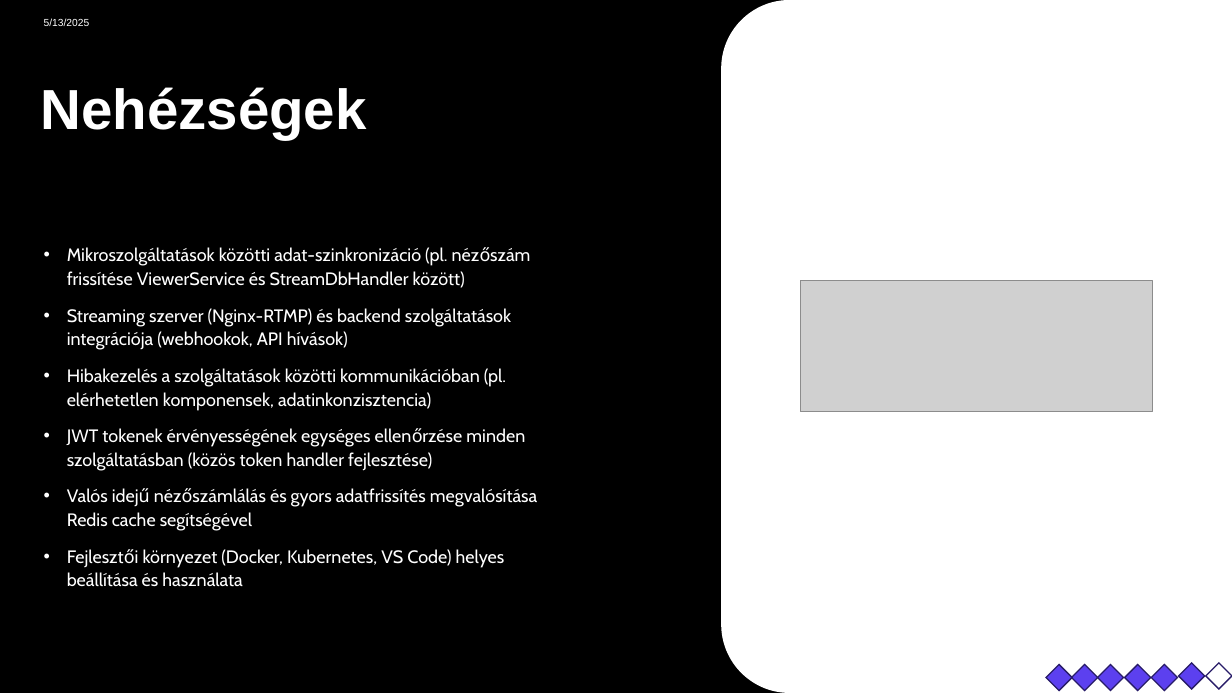
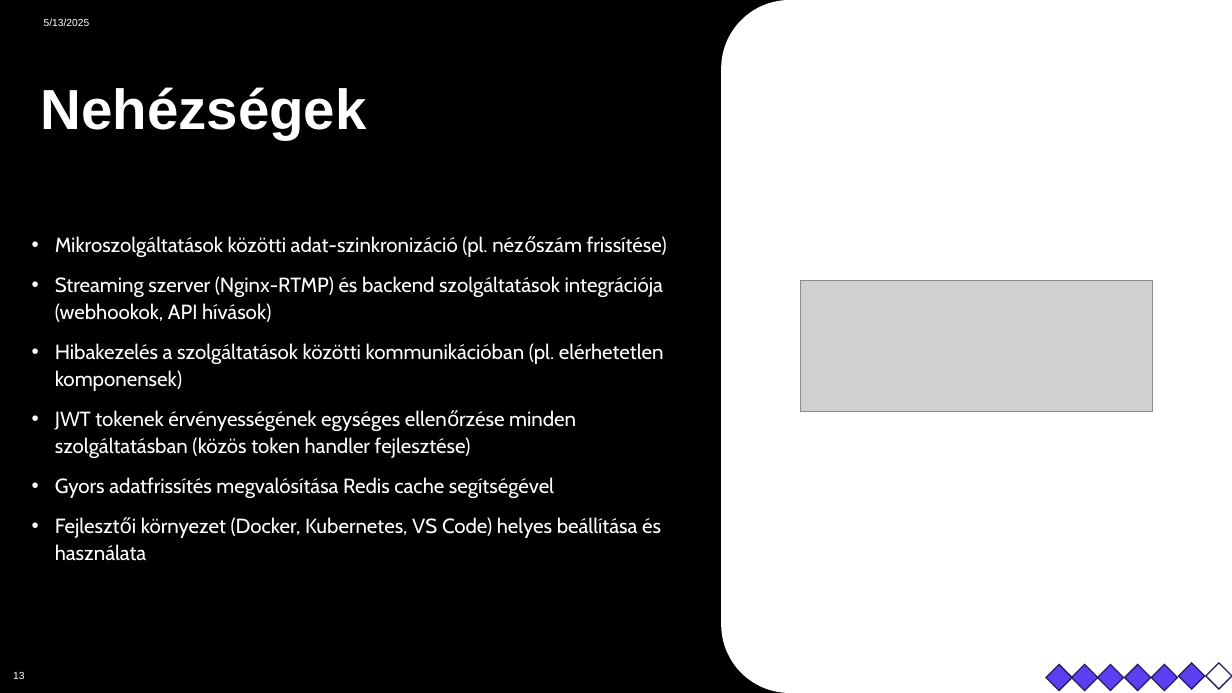
Before and after one commit to GriffManoue/live-streaming-kubernetes, a slide deck: slide 13 of Documents/live-streaming-service-presentation.pptx. Drawn at 1232x693 pixels with LibreOffice and Linux fonts; fonts in the diff are those of the drawing; grey boxes stand for pictures. Boxes give left, top, right and bottom in pixels: in the first picture for what was removed or moved away, otherwise in the second. Text is boxed around its words. In the diff, an @@ line names an element or a change of style, - is before the commit and + after.

```diff
--- a/Documents/live-streaming-service-presentation.pptx
+++ b/Documents/live-streaming-service-presentation.pptx
@@ text "Mikroszolgáltatások közötti adat-szinkronizáció (pl. nézőszá ...": place and size @@
-text "Mikroszolgáltatások közötti adat-szinkronizáció (pl. nézőszá ..." at <box>67,247,537,587</box>
+text "Mikroszolgáltatások közötti adat-szinkronizáció (pl. nézőszá ..." at <box>55,236,667,561</box>
@@ text at <box>55,236,667,257</box>: text changed; size 14 to 16 pt @@
-• Mikroszolgáltatások közötti adat-szinkronizáció (pl. nézőszám frissítése ViewerService és StreamDbHandler között)
+• Mikroszolgáltatások közötti adat-szinkronizáció (pl. nézőszám frissítése)
@@ text at <box>55,276,663,561</box>: size 14 to 16 pt in "Streaming szerver (Nginx-RTMP) és backend szolgáltatások int ...", "JWT tokenek érvényességének egységes ellenőrzése minden szol ...", "Fejlesztői környezet (Docker, Kubernetes, VS Code) helyes ..." @@
@@ text at <box>55,343,664,391</box>: text changed; size 14 to 16 pt @@
-• Hibakezelés a szolgáltatások közötti kommunikációban (pl. elérhetetlen komponensek, adatinkonzisztencia)
+• Hibakezelés a szolgáltatások közötti kommunikációban (pl. elérhetetlen komponensek)
@@ text at <box>55,477,554,498</box>: text changed; size 14 to 16 pt @@
-• Valós idejű nézőszámlálás és gyors adatfrissítés megvalósítása Redis cache segítségével
+• Gyors adatfrissítés megvalósítása Redis cache segítségével
@@ page number added at <box>13,672,24,679</box>, 8 pt, text #FFFFFF @@
+13
```
Also in this commit, not shown: 13 other slides changed, 2 other files.
